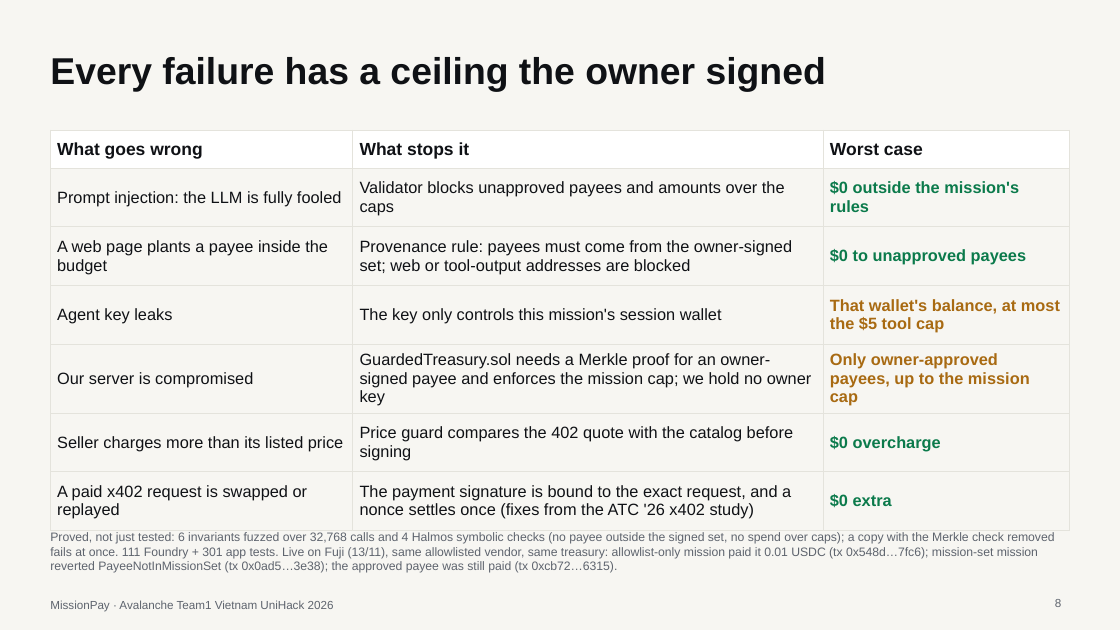
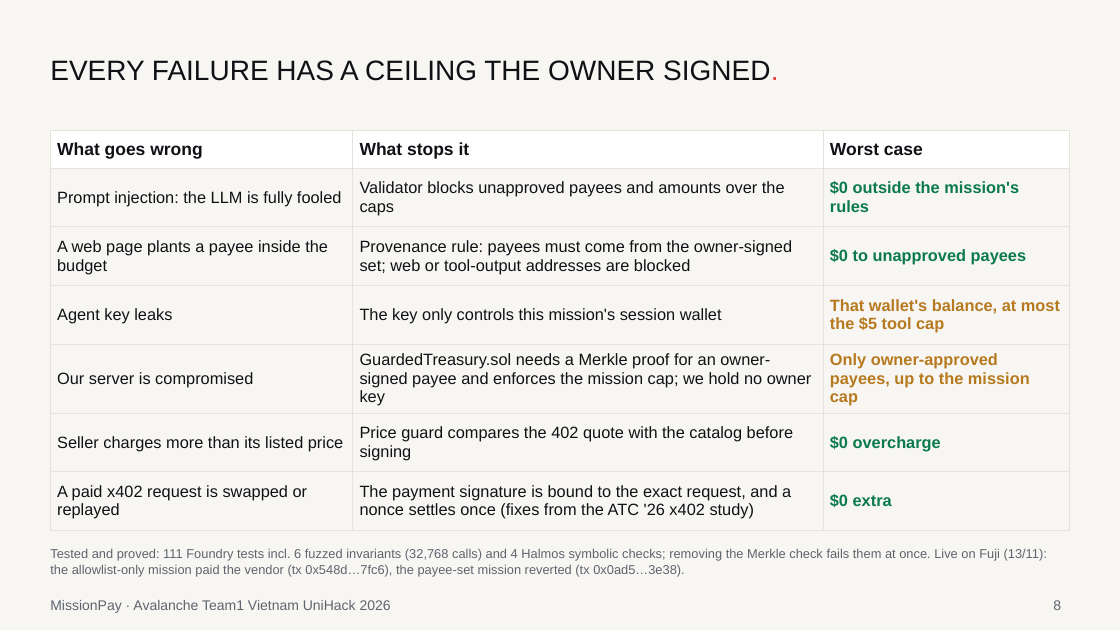
Before and after one commit to lenamkhanhh/UniHack, a slide deck: slide 8 of artifacts/submission-s1/MissionPay-pitch-deck-v2.pptx. Drawn at 1120x630 pixels with LibreOffice and Linux fonts; fonts in the diff are those of the drawing. Boxes give left, top, right and bottom in pixels: in the first picture for what was removed or moved away, otherwise in the second. Text is boxed around its words. In the diff, an @@ line names an element or a change of style, - is before the commit and + after.

```diff
--- a/artifacts/submission-s1/MissionPay-pitch-deck-v2.pptx
+++ b/artifacts/submission-s1/MissionPay-pitch-deck-v2.pptx
@@ title at [50,60,778,81]: text changed; size 32 to 24 pt; bold off @@
-Every failure has a ceiling the owner signed
+EVERY FAILURE HAS A CEILING THE OWNER SIGNED.
@@ table at [50,130,1070,523] @@
@@ text colour #A86A12 to #B7791F in "That wallet's balance, at most the $5 ...", "Only owner-approved payees, up to the mission ..." @@
@@ text at [50,548,1047,577]: text changed; size 10.5 to 11 pt @@
-Proved, not just tested: 6 invariants fuzzed over 32,768 calls and 4 Halmos symbolic checks (no payee outside the signed set, no spend over caps); a copy with the Merkle check removed fails at once. 111 Foundry + 301 app tests. Live on Fuji (13/11), same allowlisted vendor, same treasury: allowlist-only mission paid it 0.01 USDC (tx 0x548d…7fc6); mission-set mission reverted PayeeNotInMissionSet (tx 0x0ad5…3e38); the approved payee was still paid (tx 0xcb72…6315).
+Tested and proved: 111 Foundry tests incl. 6 fuzzed invariants (32,768 calls) and 4 Halmos symbolic checks; removing the Merkle check fails them at once. Live on Fuji (13/11): the allowlist-only mission paid the vendor (tx 0x548d…7fc6), the payee-set mission reverted (tx 0x0ad5…3e38).
@@ text "MissionPay · Avalanche Team1 Vietnam ..." at [50,600,391,613]: size 10 to 12 pt @@
@@ page number at [1053,600,1061,610]: size 10 to 12 pt @@
```
Also in this commit, not shown: 13 other slides changed, 6 other files.
